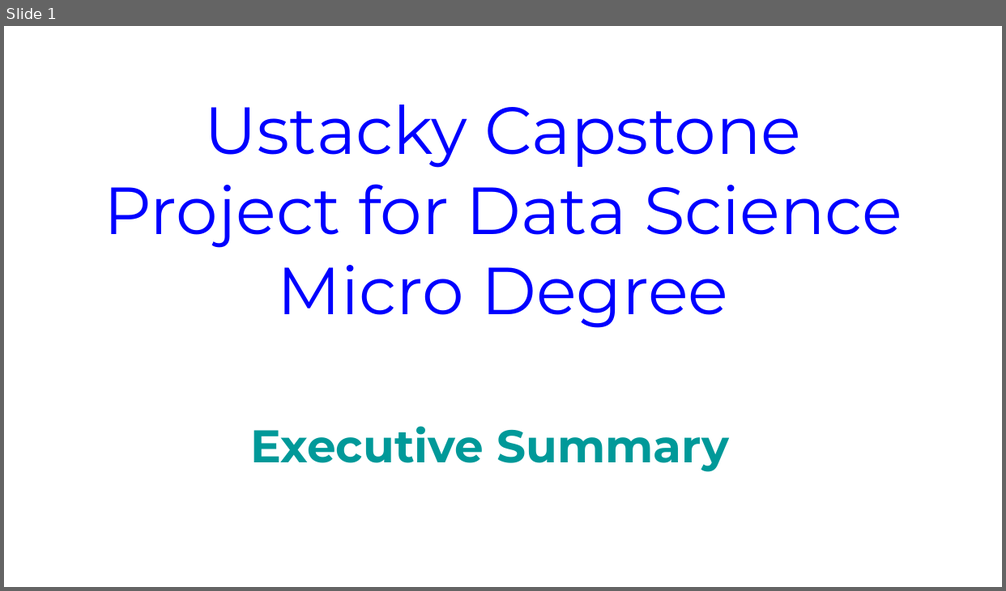
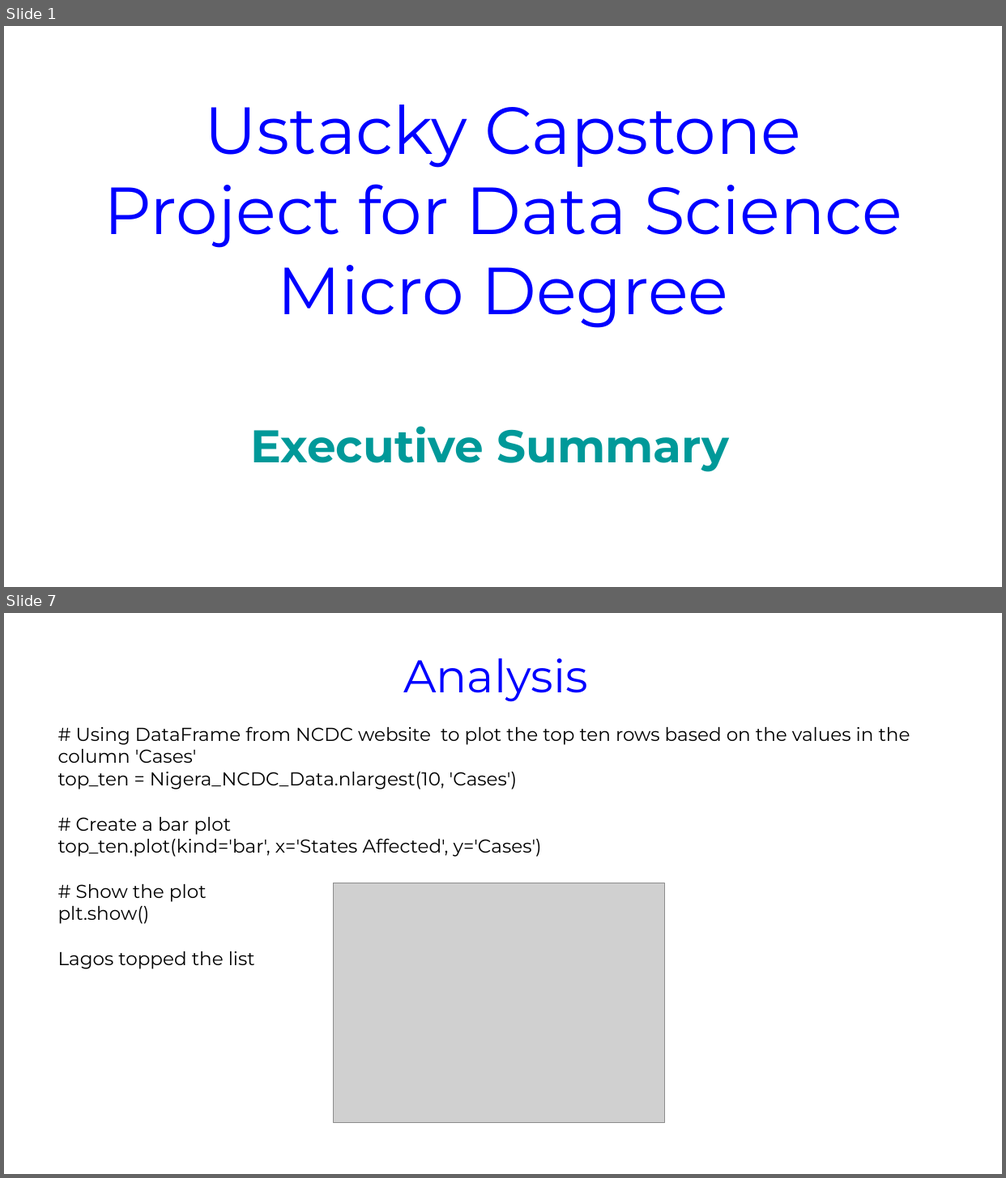
Before and after one commit to iroanya/Nigeria-COVID-19-Data-Analysis-Using-Python, a slide deck: Ustacky Capstone Project for Data Science Micro Degree.pptx. Shown one above the other, each under a label of ours: slide 1 before the commit, slides 1 and 7 after it; the slides between them are not shown. The pictures are 1006x591 and 1006x1178 pixels, drawn with LibreOffice and Linux fonts; fonts in the diff are those of the drawing; grey boxes stand for pictures. Boxes give left, top, right and bottom in pixels: in the first picture for what was removed or moved away, otherwise in the second. Text is boxed around its words. In the diff, an @@ line names an element or a change of style, - is before the commit and + after.

```diff
--- a/Ustacky Capstone Project for Data Science Micro Degree.pptx
+++ b/Ustacky Capstone Project for Data Science Micro Degree.pptx
@@ slide 7 added at <box>4,613,1002,1174</box>, background #FFFFFF @@
@@ title added at <box>403,658,588,702</box>, 44 pt, text #0000FF @@
+Analysis
@@ text added at <box>58,726,910,969</box>, 18 pt, text #000000 @@
+# Using DataFrame from NCDC website to plot the top ten rows based on the values in the column 'Cases'
+top_ten = Nigera_NCDC_Data.nlargest(10, 'Cases')
+# Create a bar plot
+top_ten.plot(kind='bar', x='States Affected', y='Cases')
+# Show the plot
+plt.show()
+Lagos topped the list
@@ picture added at <box>334,884,665,1122</box> @@
```
Also in this commit, not shown: 11 slides changed, 17 other slides added, 1 slide removed.
